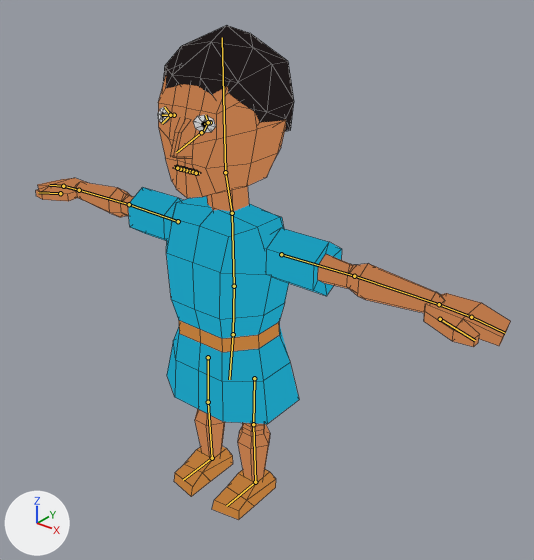
Renders of the Blender file characters/israelites.blend from each side of a commit.
Rendered twice from a 50 mm camera at (0.92, -1.024, 1.183) aimed at (0.12, -0.023, 0.562). Every picture has the same lights, and +X, +Y and +Z are marked at lower left. The bones that bend it are drawn over the model as lines. Mesh edges are drawn as thin lines.

Names of what the first picture shows: 'Israelite'.
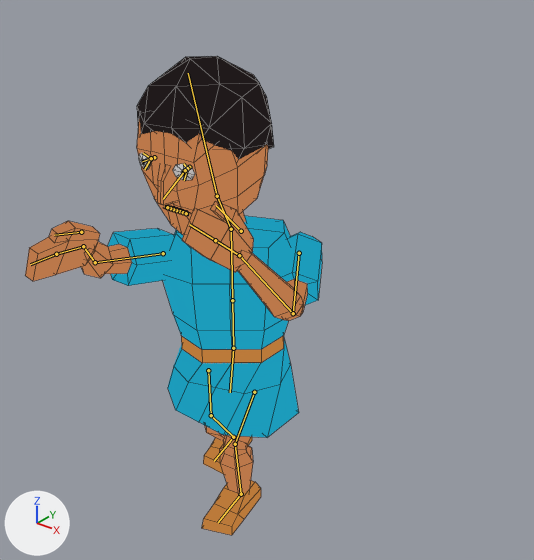
The newer file adds an action. The first version stands in its rest pose; the second is drawn at frame 1 of the action 'attackright'.

Edits to the scene script, one JSON object a line:
```json
{"block": "bone_hipctrl", "where": "bone_hipctrl = bpy.data.objects['ArmatureAnimated'].pose.bones['HipCtrl']  # child of 'RootCtrl'"}
{"op": "set", "path": "bone_hipctrl.location", "old": "(0.0, 0.0, 0.0)", "new": "(0.0, 0.0, -0.034)"}
{"block": "bone_footctrl_l", "where": "bone_footctrl_l = bpy.data.objects['ArmatureAnimated'].pose.bones['FootCtrl.L']  # child of 'HipCtrl'"}
{"op": "set", "path": "bone_footctrl_l.location", "old": "(0.0, 0.0, 0.0)", "new": "(-0.034, -0.052, 0.0)"}
{"op": "set", "path": "bone_footctrl_l.rotation_quaternion", "old": "(1.0, 0.0, 0.0, 0.0)", "new": "(0.995, -0.096, 0.0, 0.0)", "note": "degrees (0, 0, 0) -> degrees (-11, 0, 0)"}
{"block": "bone_footctrl_r", "where": "bone_footctrl_r = bpy.data.objects['ArmatureAnimated'].pose.bones['FootCtrl.R']  # child of 'HipCtrl'"}
{"op": "set", "path": "bone_footctrl_r.location", "old": "(0.0, 0.0, 0.0)", "new": "(0.034, 0.092, 0.012)"}
{"op": "set", "path": "bone_footctrl_r.rotation_quaternion", "old": "(1.0, 0.0, 0.0, 0.0)", "new": "(0.993, 0.119, 0.0, 0.0)", "note": "degrees (0, 0, 0) -> degrees (14, 0, 0)"}
{"block": "bone_waist", "where": "bone_waist = bpy.data.objects['ArmatureAnimated'].pose.bones['Waist']  # child of 'HipCtrl'"}
{"op": "set", "path": "bone_waist.rotation_quaternion", "old": "(1.0, 0.0, 0.0, 0.0)", "new": "(0.942, 0.0, 0.334, 0.019)", "note": "degrees (0, 0, 0) -> degrees (1, 39, 3)"}
{"block": "bone_neck", "where": "bone_neck = bpy.data.objects['ArmatureAnimated'].pose.bones['Neck']  # child of 'Chest'"}
{"op": "set", "path": "bone_neck.rotation_quaternion", "old": "(1.0, 0.0, 0.0, 0.0)", "new": "(0.934, 0.123, -0.32, 0.102)", "note": "degrees (0, 0, 0) -> degrees (12, -39, 8)"}
{"block": "bone_handctrl_l", "where": "bone_handctrl_l = bpy.data.objects['ArmatureAnimated'].pose.bones['HandCtrl.L']  # child of 'ChestCtrl'"}
{"op": "set", "path": "bone_handctrl_l.location", "old": "(0.0, 0.0, 0.0)", "new": "(-0.067, -0.179, -0.444)"}
{"op": "set", "path": "bone_handctrl_l.rotation_quaternion", "old": "(1.0, 0.0, 0.0, 0.0)", "new": "(-0.031, 0.73, 0.547, -0.409)", "note": "degrees (0, 0, 0) -> degrees (-143, 34, 85)"}
{"block": "bone_elbow_l", "where": "bone_elbow_l = bpy.data.objects['ArmatureAnimated'].pose.bones['Elbow.L']  # child of 'HandCtrl.L'"}
{"op": "set", "path": "bone_elbow_l.location", "old": "(0.0, 0.0, 0.0)", "new": "(-0.114, -0.078, 0.023)"}
{"block": "bone_handctrl_r", "where": "bone_handctrl_r = bpy.data.objects['ArmatureAnimated'].pose.bones['HandCtrl.R']  # child of 'ChestCtrl'"}
{"op": "set", "path": "bone_handctrl_r.location", "old": "(0.0, 0.0, 0.0)", "new": "(0.119, -0.249, -0.236)"}
{"op": "set", "path": "bone_handctrl_r.rotation_quaternion", "old": "(1.0, 0.0, 0.0, 0.0)", "new": "(0.724, 0.436, -0.188, 0.501)", "note": "degrees (0, 0, 0) -> degrees (39, -45, 53)"}
{"block": "bone_elbow_r", "where": "bone_elbow_r = bpy.data.objects['ArmatureAnimated'].pose.bones['Elbow.R']  # child of 'HandCtrl.R'"}
{"op": "set", "path": "bone_elbow_r.location", "old": "(0.0, 0.0, 0.0)", "new": "(0.108, -0.014, 0.001)"}
```

Boxes (x1, y1, x2, y2) around the edits, measured in the pictures (534 x 560 px):
```json
{"object": "Israelite", "change": "posed", "before": [36, 25, 510, 520], "after": [25, 56, 322, 535], "on screen": "37% narrower"}
{"bone": "Waist", "before": "(233, 334) to (234, 286)", "after": "(233, 348) to (232, 300)"}
{"bone": "Neck", "before": "(232, 213) to (225, 172)", "after": "(231, 229) to (217, 196)"}
```
